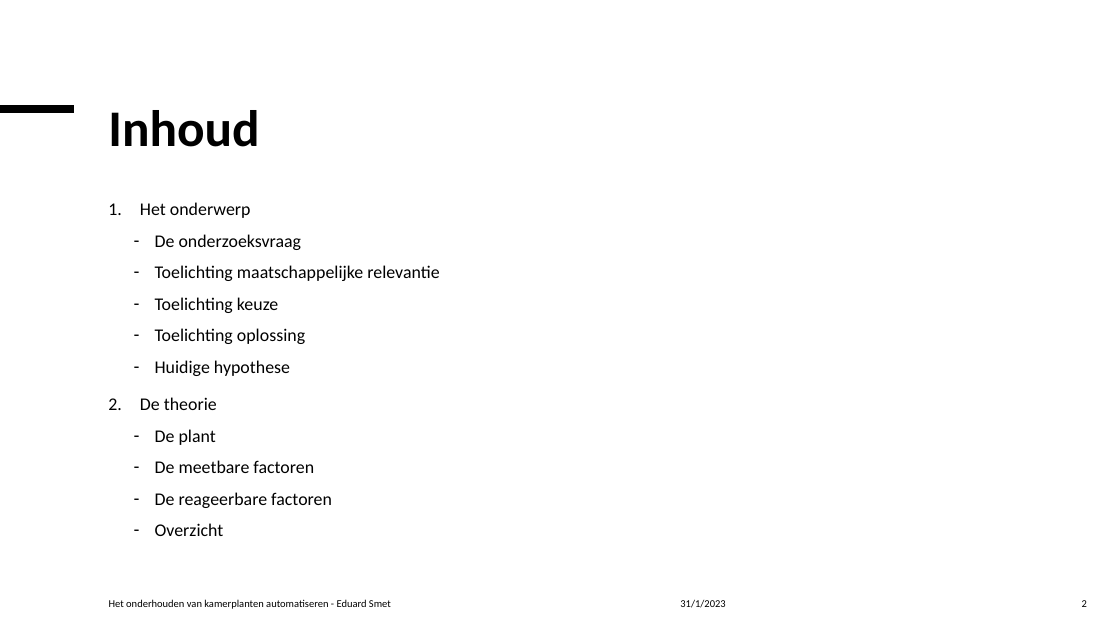
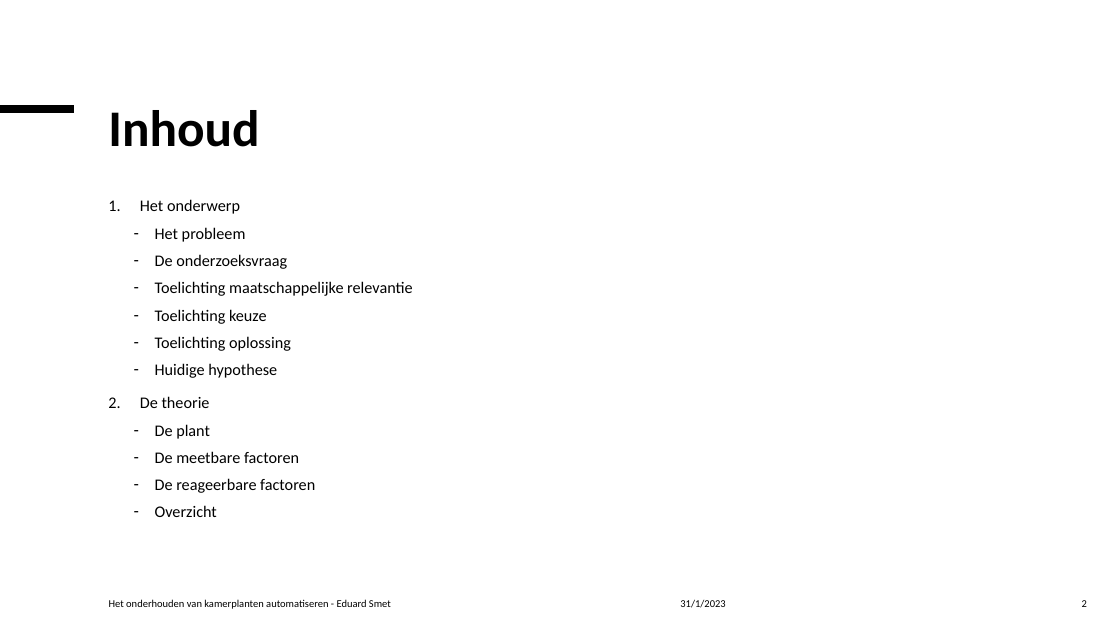
Before and after one commit to Celarye/syfinalproject, a slide deck: slide 2 of FinalProject.pptx. Drawn at 1120x630 pixels with LibreOffice and Linux fonts; fonts in the diff are those of the drawing. Boxes give left, top, right and bottom in pixels: in the first picture for what was removed or moved away, otherwise in the second. Text is boxed around its words. In the diff, an @@ line names an element or a change of style, - is before the commit and + after.

Commit message:
Minor changes.

```diff
--- a/FinalProject.pptx
+++ b/FinalProject.pptx
@@ text at [140,199,413,517]: size 15.3 to 13.9 pt; line spacing 1.2 to 1.1 @@
@@ text at [155,227,246,242]: paragraph added @@
+  – Het probleem
```
Also in this commit, not shown: 1 other slide changed, 2 slides added.
